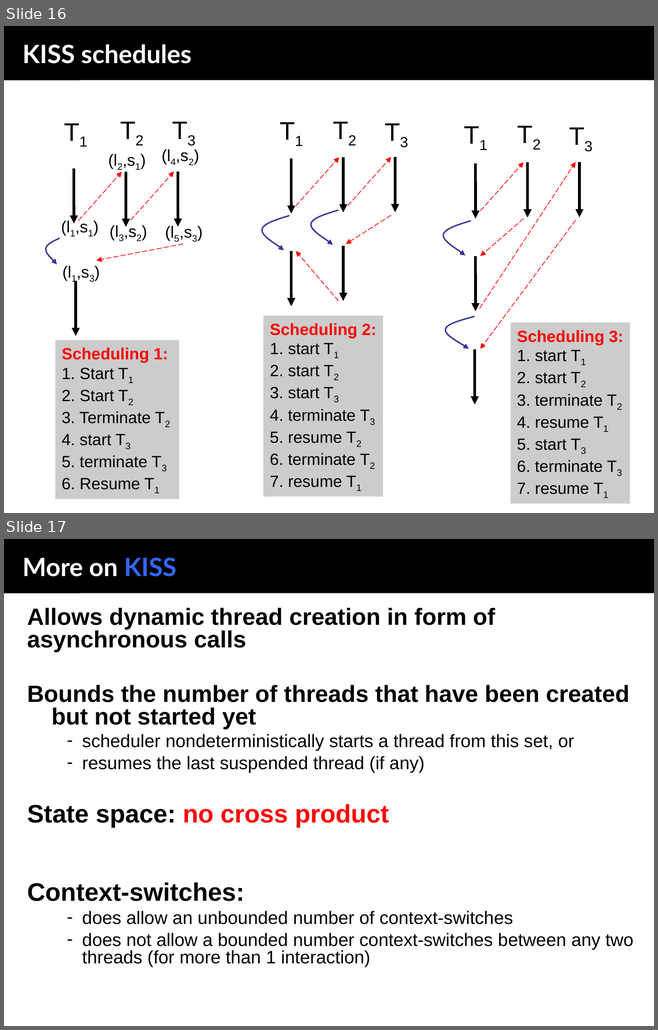
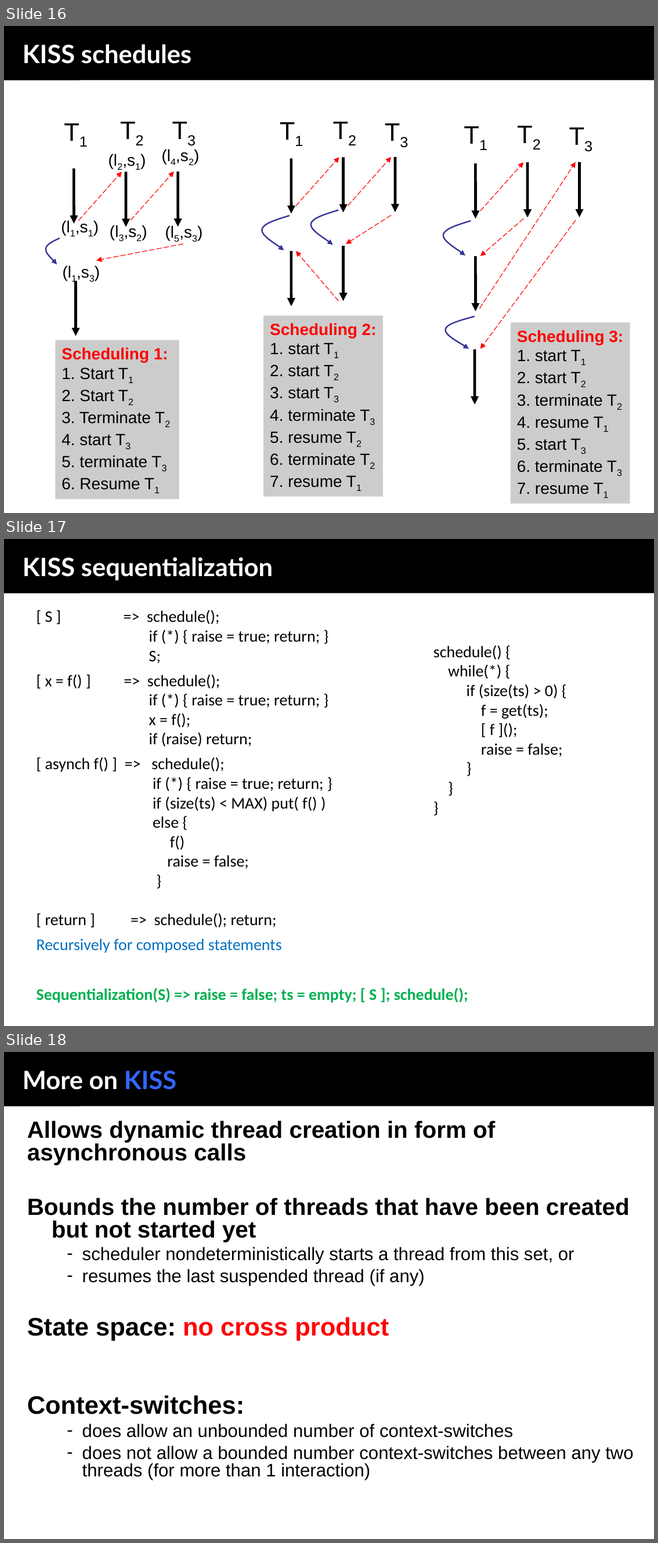
Before and after one commit to menesro/mpri, a slide deck: lecture3/sequentializations.ppt. Shown one above the other, each under a label of ours: slides 16 and 17 before the commit, slides 16, 17 and 18 after it. The pictures are 658x1030 and 658x1543 pixels, drawn with LibreOffice and Linux fonts; fonts in the diff are those of the drawing. Boxes give left, top, right and bottom in pixels: in the first picture for what was removed or moved away, otherwise in the second. Text is boxed around its words. In the diff, an @@ line names an element or a change of style, - is before the commit and + after.

Commit message:
some stuff added in the sequentializations

```diff
--- a/lecture3/sequentializations.ppt
+++ b/lecture3/sequentializations.ppt
@@ slide 17 added at bbox=[4, 539, 654, 1026], background #FFFFFF; not listed: 1 template element that a slide beside it also shows @@
@@ title added at bbox=[4, 539, 654, 593], fill #000000, 28 pt, text #FFFFFF, bold @@
+KISS sequentialization
@@ text added at bbox=[36, 610, 468, 1003], 18 pt, text #000000 @@
+[ S ] => schedule();
+if (*) { raise = true; return; }
+S;
+[ x = f() ] => schedule();
+if (*) { raise = true; return; }
+x = f();
+if (raise) return;
+[ asynch f() ] => schedule();
+if (*) { raise = true; return; }
+if (size(ts) < MAX) put( f() )
+else {
+f()
+raise = false;
+}
+[ return ] => schedule(); return;
+Recursively for composed statements
+Sequentialization(S) => raise = false; ts = empty; [ S ]; schedule();
@@ text added at bbox=[433, 645, 562, 757], 18 pt, text #000000 @@
+schedule() {
+while(*) {
+if (size(ts) > 0) {
+f = get(ts);
+[ f ]();
+raise = false;
+}
+}
+}
@@ what was slide 17 is now slide 18 @@
```
Also in this commit, not shown: 4 slides changed, 22 other slides added, 2 other files.
